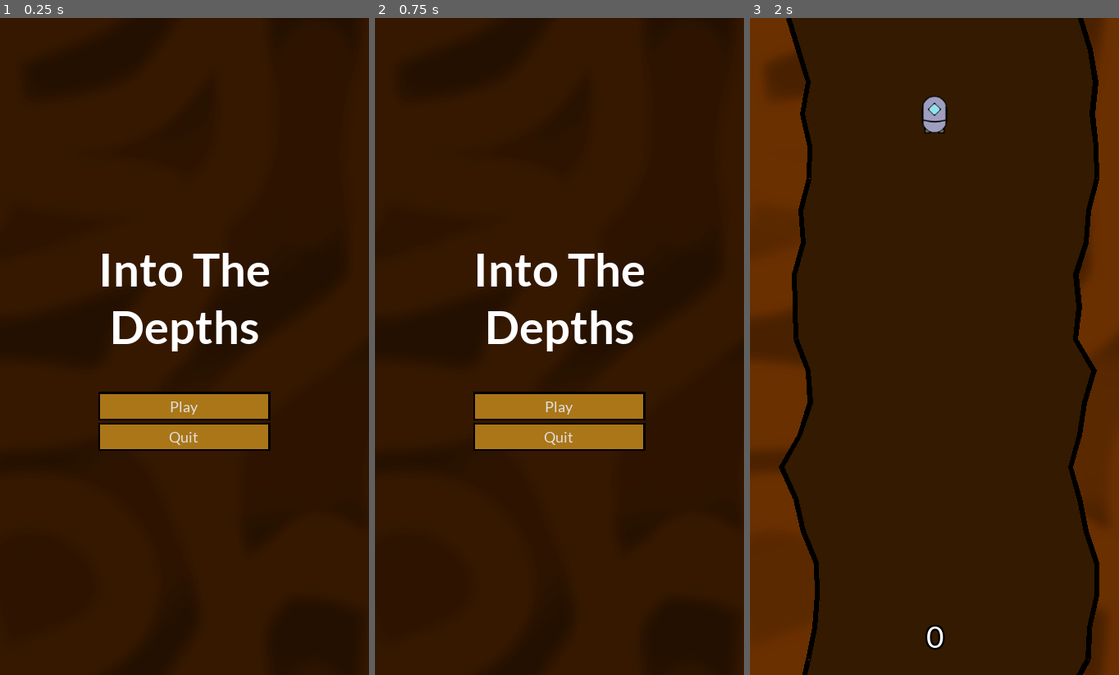
Above: before the commit, frames 1-3 (left to right).
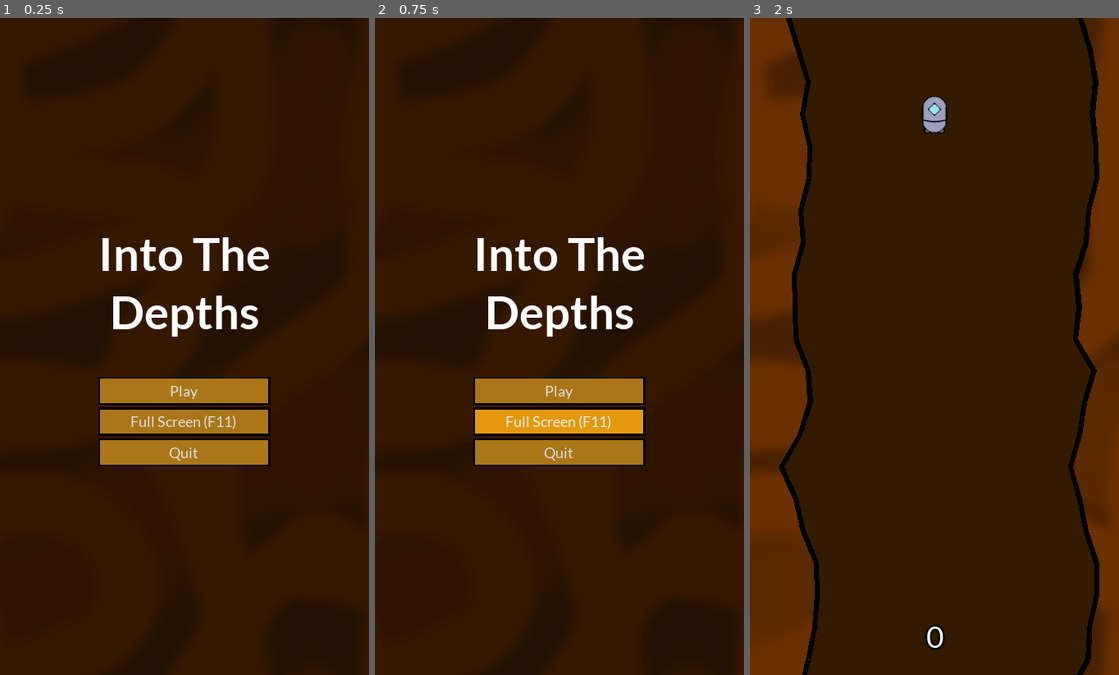
Above: after the commit, the same moments.

Repository: nisovin/IntoTheDepths
Game: Godot game, scene res://main/MainMenu.tscn
Same seed, same stepped clock (60 frames per second), same inputs: the game is played once before the commit and once after it.
Inputs (mouse positions are in pixels of both pictures, inside the frame that each line leads up to):
- Up to frame 1 (0.25 s): no input
- Up to frame 2 (0.75 s): click (559, 418) at 0.5 s, where only the run after the commit has a clickable "Full Screen (F11)"
- Up to frame 3 (2 s): click "Play" at 1.25 s

The runs differ from the first frame. In frame 1, 6.5% of the frame differs, in the area x 26-74%, y 33-69%; in frame 2, 7.6%; in frame 3, nothing differs.

Commit message:
JK one more

Diff:
--- a/project/level/Level.gd
+++ b/project/level/Level.gd
@@ -197,7 +197,7 @@
 			missiles += 1
 			if missiles > Game.missiles + 1:
 				missiles = Game.missiles + 1
-				call_deferred("fire_missile", player.position, Vector2.DOWN * MISSILE_SPEED, 0)
+				call_deferred("fire_missile", player.position, Vector2.DOWN * MISSILE_SPEED, 0, false)
 			gui.update_missiles(missiles)
 			if Game.first_run and not Game.collected_missile:
 				gui.show_hint("Aim with mouse and left-click\nto launch missile")
--- a/project/main/MainMenu.gd
+++ b/project/main/MainMenu.gd
@@ -3,6 +3,9 @@
 func _on_Play_pressed():
 	Game.play_audio("click")
 	get_tree().change_scene("res://level/Level.tscn")
+
+func _on_FullScreen_pressed():
+	OS.window_fullscreen = not OS.window_fullscreen
 
 func _on_Quit_pressed():
 	get_tree().quit()
--- a/project/main/MainMenu.tscn
+++ b/project/main/MainMenu.tscn
@@ -37,9 +37,9 @@
 
 [node name="VBoxContainer" type="VBoxContainer" parent="CenterContainer"]
 margin_left = 153.0
-margin_top = 345.0
+margin_top = 320.0
 margin_right = 422.0
-margin_bottom = 678.0
+margin_bottom = 703.0
 rect_min_size = Vector2( 200, 0 )
 
 [node name="Label" type="Label" parent="CenterContainer/VBoxContainer"]
@@ -62,13 +62,21 @@
 margin_bottom = 283.0
 text = "Play"
 
-[node name="Quit" type="Button" parent="CenterContainer/VBoxContainer"]
+[node name="FullScreen" type="Button" parent="CenterContainer/VBoxContainer"]
 margin_top = 287.0
 margin_right = 269.0
 margin_bottom = 333.0
+text = "Full Screen (F11)"
+
+[node name="Quit" type="Button" parent="CenterContainer/VBoxContainer"]
+margin_top = 337.0
+margin_right = 269.0
+margin_bottom = 383.0
 text = "Quit"
 
 [connection signal="mouse_entered" from="CenterContainer/VBoxContainer/Play" to="." method="_on_mouse_entered"]
 [connection signal="pressed" from="CenterContainer/VBoxContainer/Play" to="." method="_on_Play_pressed"]
+[connection signal="mouse_entered" from="CenterContainer/VBoxContainer/FullScreen" to="." method="_on_mouse_entered"]
+[connection signal="pressed" from="CenterContainer/VBoxContainer/FullScreen" to="." method="_on_FullScreen_pressed"]
 [connection signal="mouse_entered" from="CenterContainer/VBoxContainer/Quit" to="." method="_on_mouse_entered"]
 [connection signal="pressed" from="CenterContainer/VBoxContainer/Quit" to="." method="_on_Quit_pressed"]
